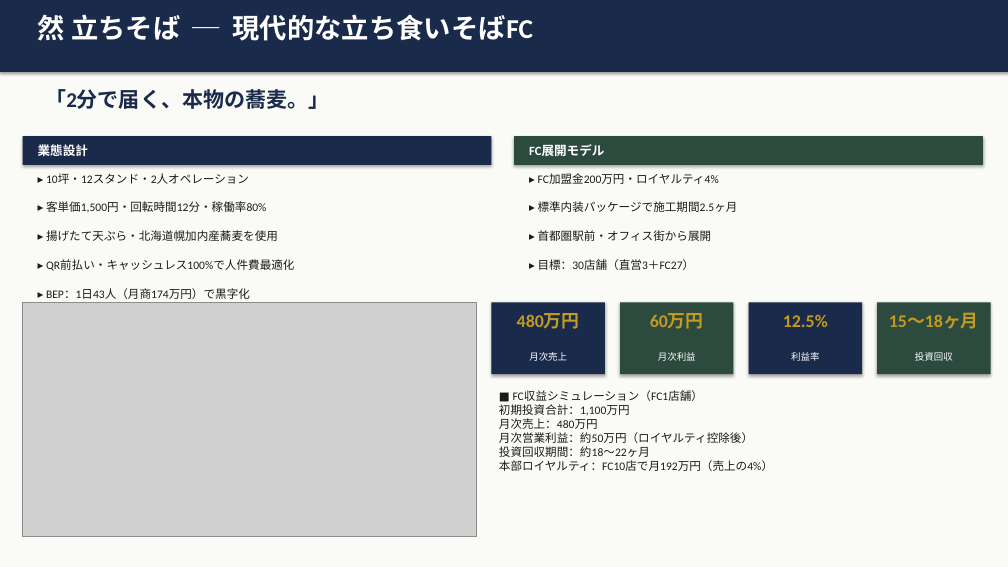
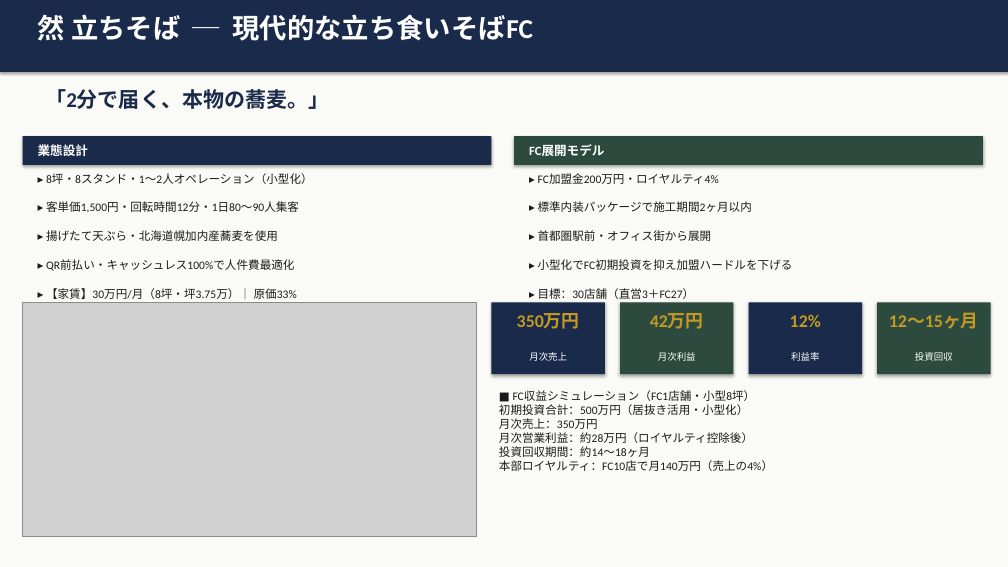
Before and after one commit to hunkotusaisinryo-lab/test-repo, a slide deck: slide 7 of zen/07_融資・投資家資料/然グループ_統合ピッチデッキ_強化版.pptx. Drawn at 1008x567 pixels with LibreOffice and Linux fonts; fonts in the diff are those of the drawing; grey boxes stand for pictures. Boxes give left, top, right and bottom in pixels: in the first picture for what was removed or moved away, otherwise in the second. Text is boxed around its words. In the diff, an @@ line names an element or a change of style, - is before the commit and + after.

```diff
--- a/zen/07_融資・投資家資料/然グループ_統合ピッチデッキ_強化版.pptx
+++ b/zen/07_融資・投資家資料/然グループ_統合ピッチデッキ_強化版.pptx
@@ text at (52, 173, 313, 184): text changed @@
-▸ 10坪・12スタンド・2人オペレーション
+▸ 8坪・8スタンド・1〜2人オペレーション（小型化）
@@ text at (46, 201, 299, 213): text changed @@
-▸ 客単価1,500円・回転時間12分・稼働率80%
+▸ 客単価1,500円・回転時間12分・1日80〜90人集客
@@ text at (538, 201, 752, 212): text changed @@
-▸ 標準内装パッケージで施工期間2.5ヶ月
+▸ 標準内装パッケージで施工期間2ヶ月以内
@@ text added at (538, 259, 792, 270), 11 pt, text #1A1A1A @@
+▸ 小型化でFC初期投資を抑え加盟ハードルを下げる
@@ text at (46, 288, 297, 299): text changed @@
-▸ BEP：1日43人（月商174万円）で黒字化
+▸ 【家賃】30万円/月（8坪・坪3.75万）│ 原価33%
@@ text "▸ 目標：30店舗（直営3＋FC27）": place and size @@
-text "▸ 目標：30店舗（直営3＋FC27）" at (538, 259, 694, 270)
+text "▸ 目標：30店舗（直営3＋FC27）" at (538, 288, 694, 299)
@@ text at (517, 313, 580, 329): text changed @@
-480万円
+350万円
@@ text at (650, 313, 704, 329): text changed @@
-60万円
+42万円
@@ text at (790, 315, 821, 327): text changed @@
-12.5%
+12%
@@ text at (889, 313, 979, 329): text changed @@
-15〜18ヶ月
+12〜15ヶ月
@@ text at (499, 390, 773, 471): text changed @@
-■ FC収益シミュレーション（FC1店舗）
-初期投資合計：1,100万円
-月次売上：480万円
-月次営業利益：約50万円（ロイヤルティ控除後）
-投資回収期間：約18〜22ヶ月
-本部ロイヤルティ：FC10店で月192万円（売上の4%）
+■ FC収益シミュレーション（FC1店舗・小型8坪）
+初期投資合計：500万円（居抜き活用・小型化）
+月次売上：350万円
+月次営業利益：約28万円（ロイヤルティ控除後）
+投資回収期間：約14〜18ヶ月
+本部ロイヤルティ：FC10店で月140万円（売上の4%）
```
Also in this commit, not shown: 5 other slides changed, 3 slides added, 1 other file.
